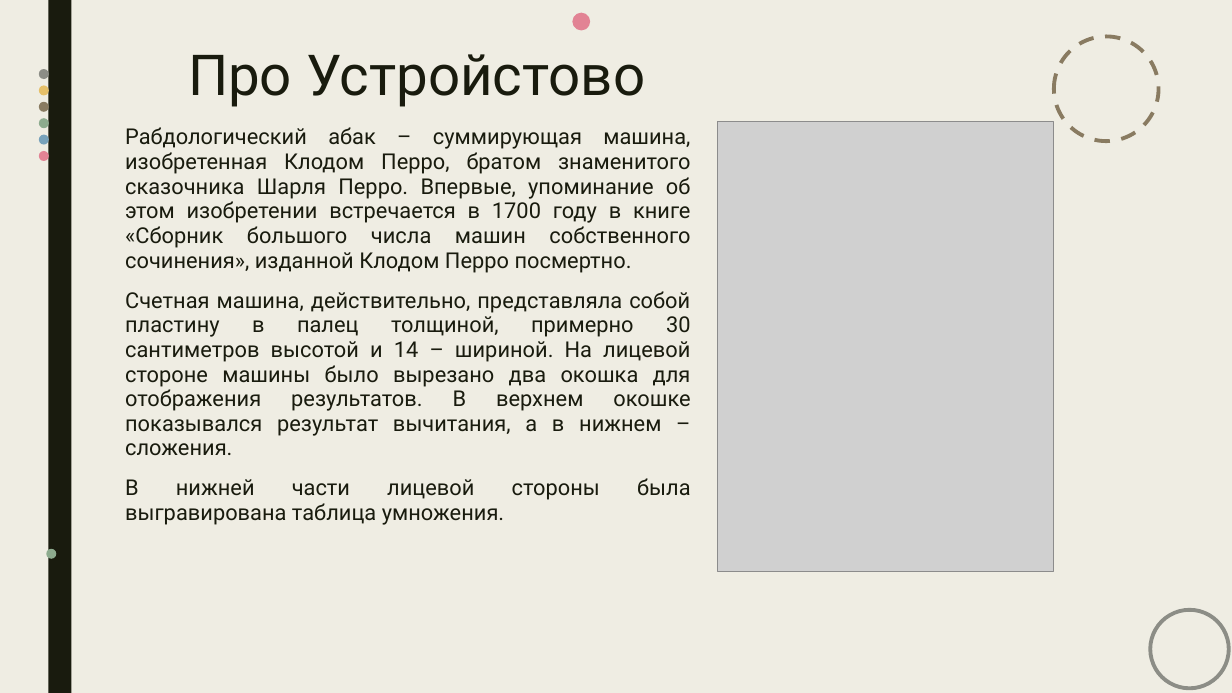
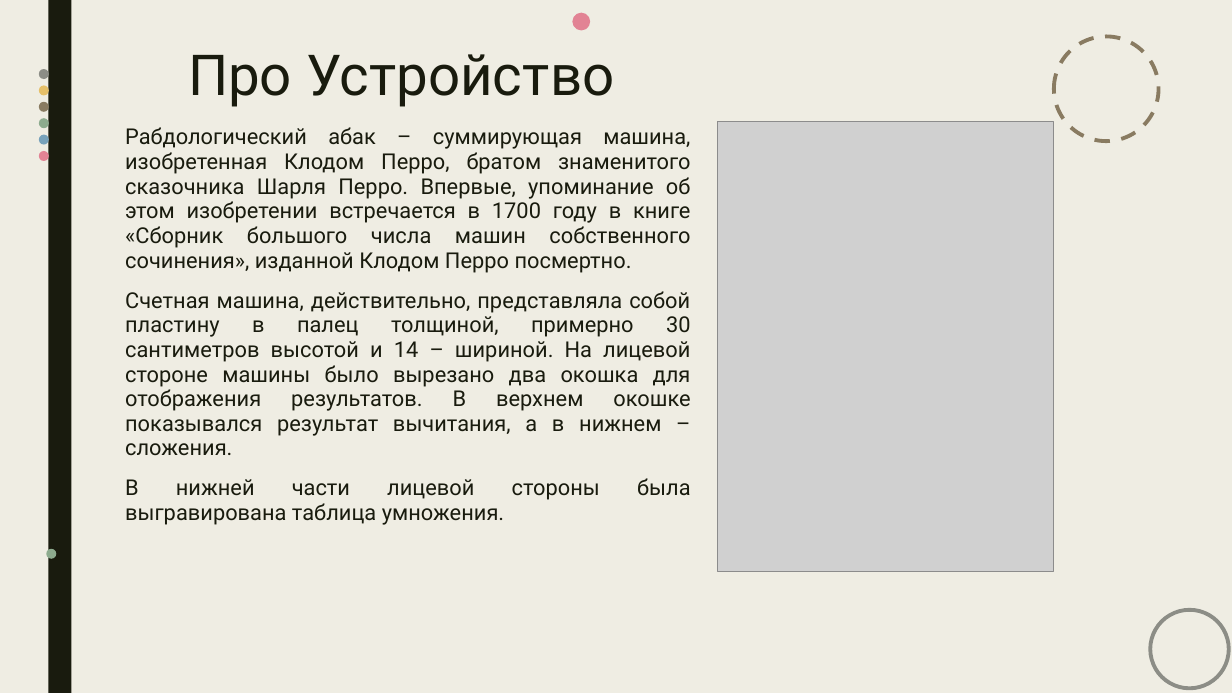
Before and after one commit to blissnyashki/Operating-System.-Laboratory-Work-, a slide deck: slide 2 of Презентация1.pptx. Drawn at 1232x693 pixels with LibreOffice and Linux fonts; fonts in the diff are those of the drawing; grey boxes stand for pictures. Boxes give left, top, right and bottom in pixels: in the first picture for what was removed or moved away, otherwise in the second. Text is boxed around its words. In the diff, an @@ line names an element or a change of style, - is before the commit and + after.

Commit message:
New

```diff
--- a/Презентация1.pptx
+++ b/Презентация1.pptx
@@ title at (x1=188, y1=54, x2=614, y2=107): text changed @@
-Про Устройстово
+Про Устройство
```
